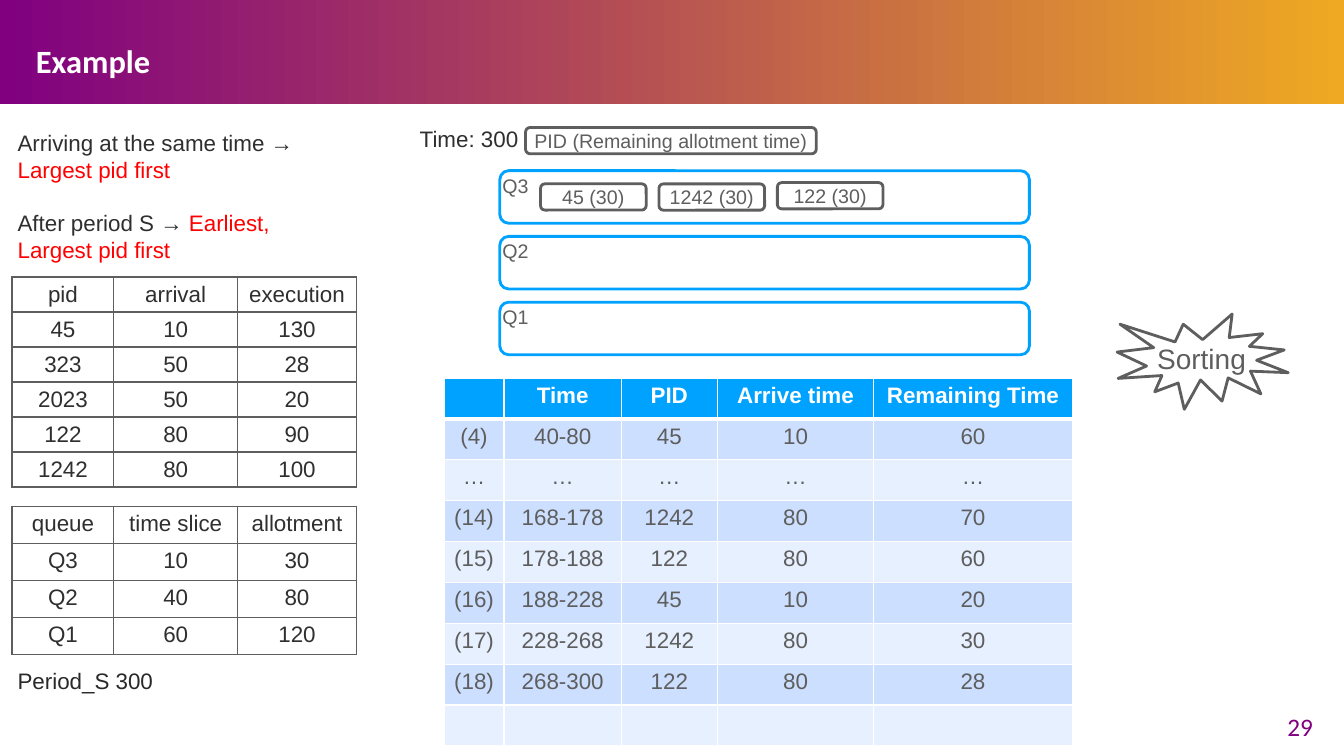
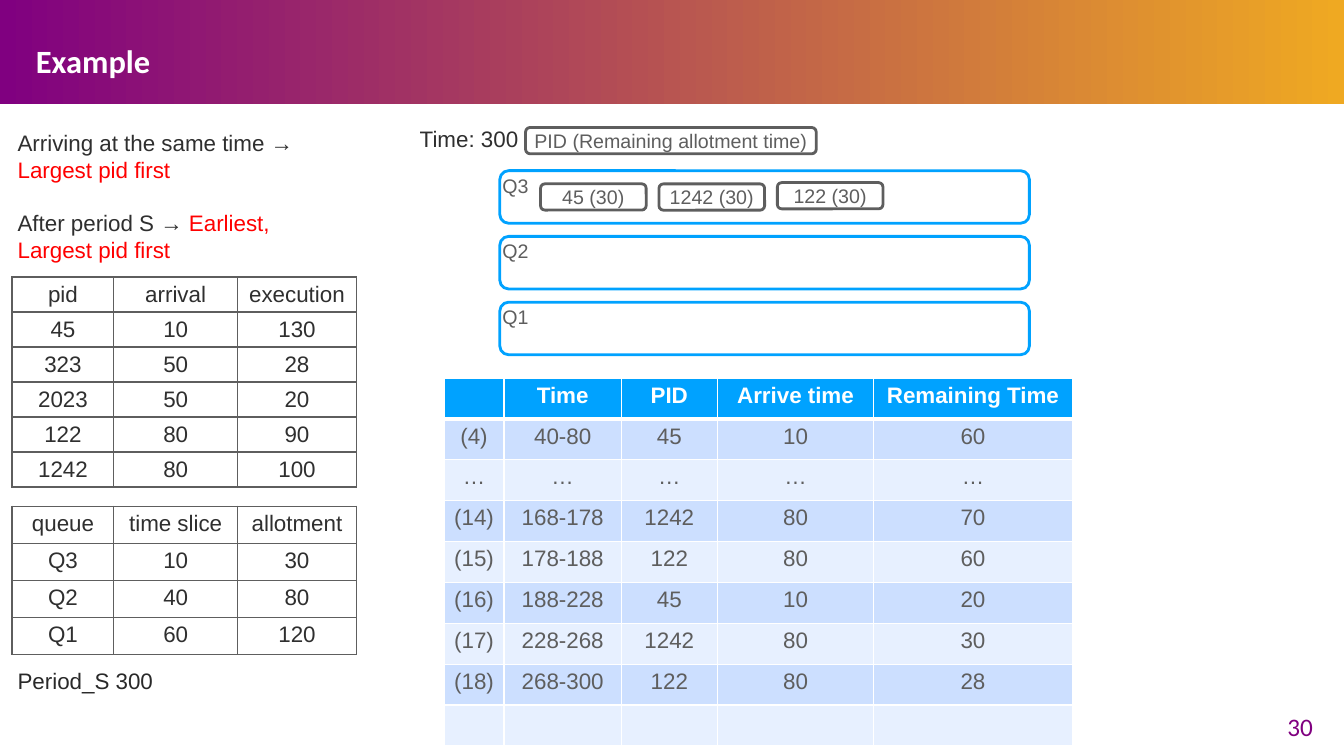
Before and after one commit to henryhxu/CSCI3150, a slide deck: slide 30 of tutorial/T07/tut07.pptx (slide 29 before the commit). Drawn at 1344x756 pixels with LibreOffice and Linux fonts; fonts in the diff are those of the drawing. Boxes give left, top, right and bottom in pixels: in the first picture for what was removed or moved away, otherwise in the second. Text is boxed around its words. In the diff, an @@ line names an element or a change of style, - is before the commit and + after.

```diff
--- a/tutorial/T07/tut07.pptx
+++ b/tutorial/T07/tut07.pptx
@@ irregular seal removed at (1117,315,1289,410) @@
-Sorting
@@ page number at (1287,719,1313,736): text changed @@
-29
+30
```
Also in this commit, not shown: 15 other slides changed, 1 slide added.
